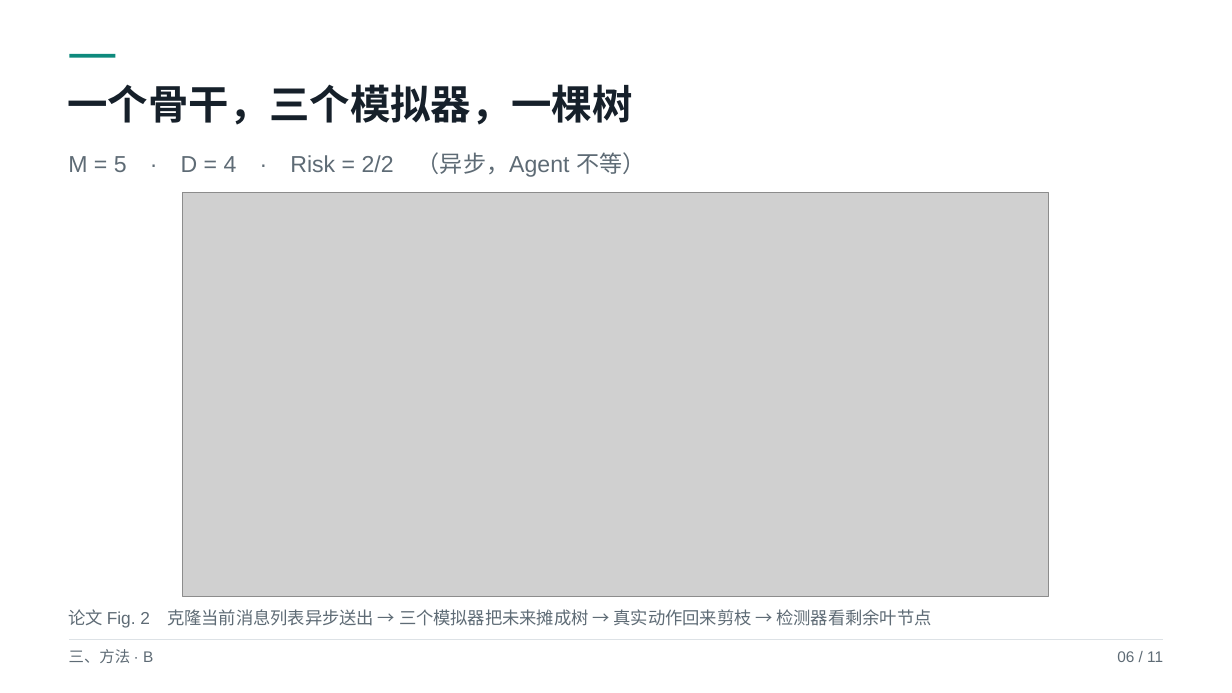
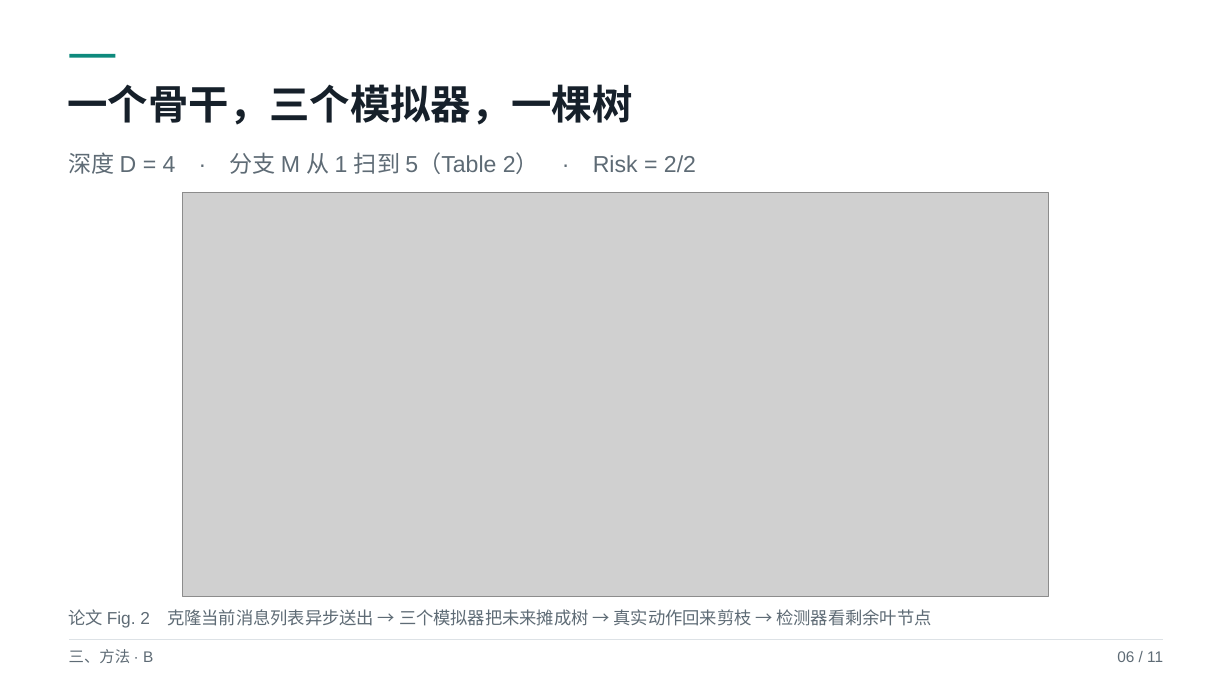
Before and after one commit to yiiiiiii1/multi-agent-remote-sensing, a slide deck: slide 6 of 阶段2-卫星多智能体防御/presentations/SSH精读.pptx. Drawn at 1232x693 pixels with LibreOffice and Linux fonts; fonts in the diff are those of the drawing; grey boxes stand for pictures. Boxes give left, top, right and bottom in pixels: in the first picture for what was removed or moved away, otherwise in the second. Text is boxed around its words. In the diff, an @@ line names an element or a change of style, - is before the commit and + after.

Commit message:
补扫+深读：ACL Anthology 全量139547条扫出68篇（2026年47篇），查明只有 SafeMCP 是 CCF-A 正会、EMNLP/EMNLP正会是CCF-B、其余全Findings；读 SafeMCP（约束工具集非动作树）与 ToolEmu（离线评测非在线防御，无分支），修正复核对 ToolEmu 的过度描述

```diff
--- a/阶段2-卫星多智能体防御/presentations/SSH精读.pptx
+++ b/阶段2-卫星多智能体防御/presentations/SSH精读.pptx
@@ text at bbox=[68, 152, 696, 174]: text changed @@
-M = 5 · D = 4 · Risk = 2/2 （异步，Agent 不等）
+深度 D = 4 · 分支 M 从 1 扫到 5（Table 2） · Risk = 2/2
```
Also in this commit, not shown: 5 other files.
